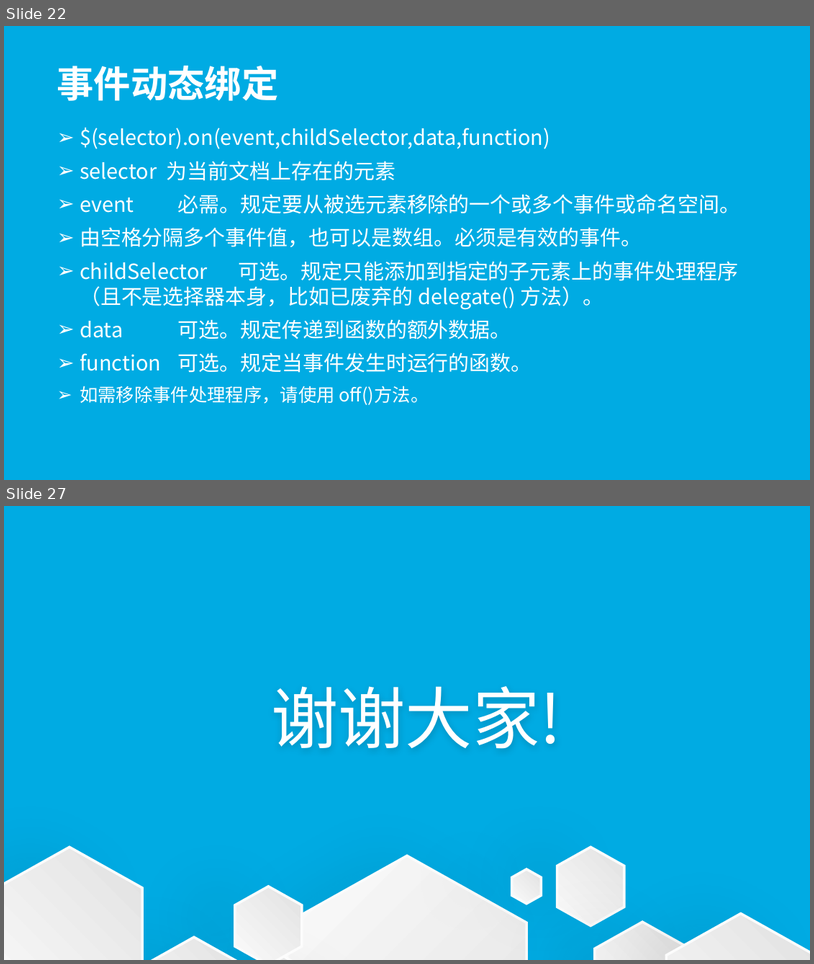
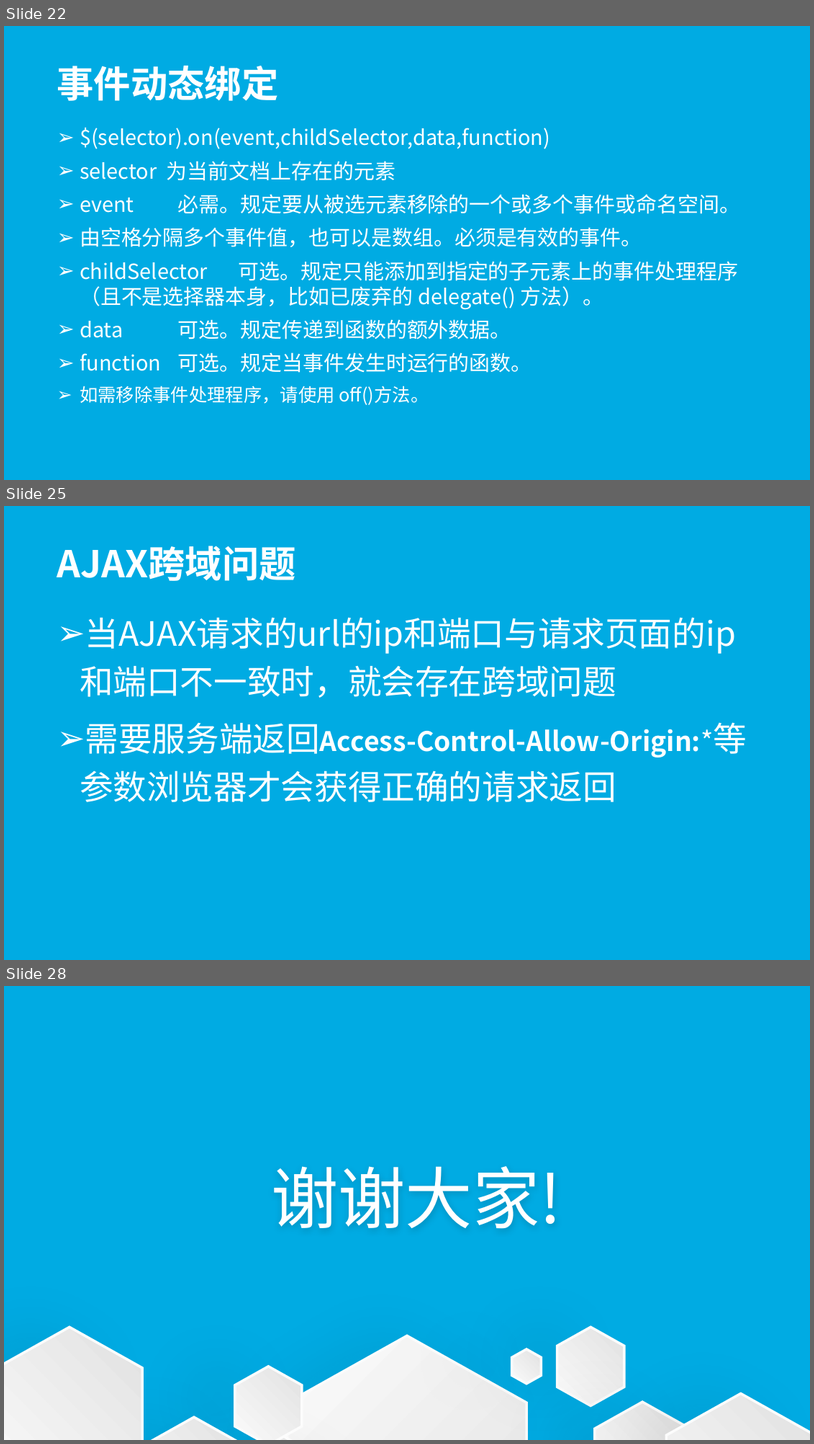
Before and after one commit to wugenshui/ppt, a slide deck: JS/jQuery.pptx. Shown one above the other, each under a label of ours: slides 22 and 27 before the commit, slides 22, 25 and 28 after it; the slides between them are not shown. The pictures are 814x964 and 814x1444 pixels, drawn with LibreOffice and Linux fonts; fonts in the diff are those of the drawing. Boxes give left, top, right and bottom in pixels: in the first picture for what was removed or moved away, otherwise in the second. Text is boxed around its words. In the diff, an @@ line names an element or a change of style, - is before the commit and + after.

Commit message:
Ajax跨域

```diff
--- a/JS/jQuery.pptx
+++ b/JS/jQuery.pptx
@@ slide 25 added at bbox=[4, 506, 810, 960], background #00ABE3 @@
@@ title added at bbox=[57, 546, 296, 581], 44 pt, text #FFFFFF, bold @@
+AJAX跨域问题
@@ subtitle added at bbox=[80, 617, 748, 802], 40 pt, text #FFFFFF @@
+➢ 当AJAX请求的url的ip和端口与请求页面的ip和端口不一致时，就会存在跨域问题
+➢ 需要服务端返回Access-Control-Allow-Origin:*等参数浏览器才会获得正确的请求返回
@@ what was slide 27 is now slide 28 @@
```
Also in this commit, not shown: 1 slide changed, 1 other slide added, 1 slide removed, 1 other file.
